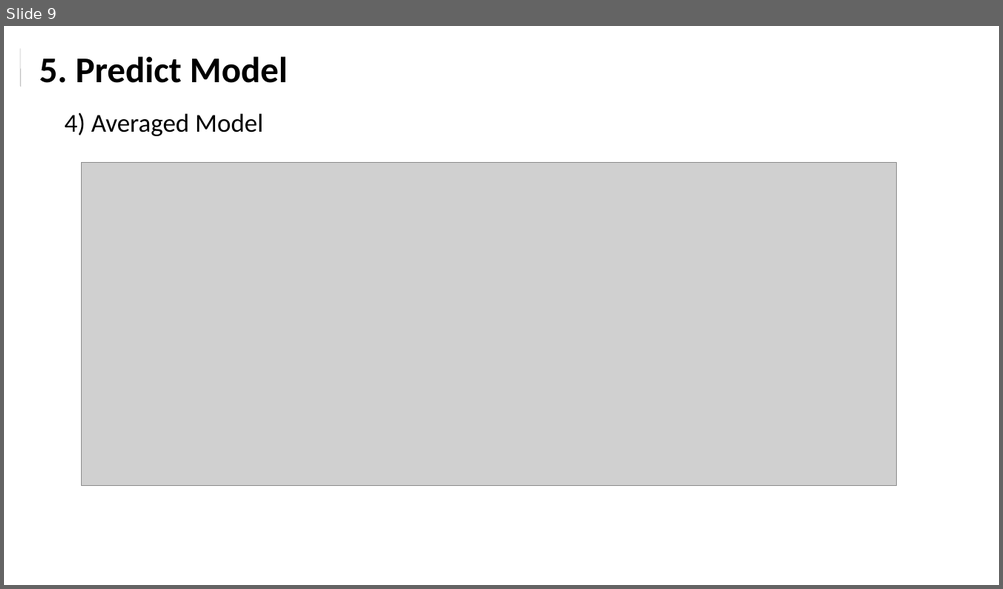
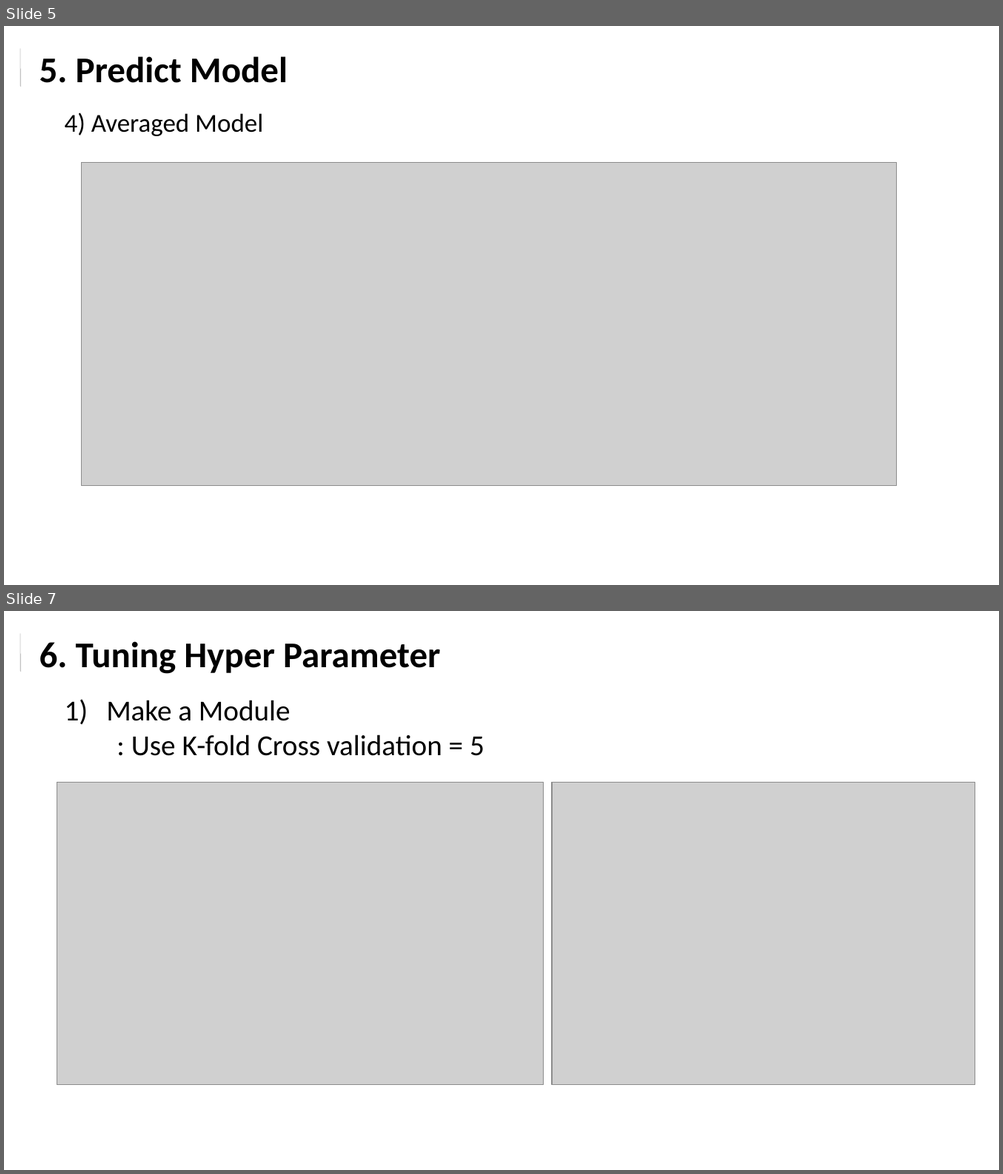
Before and after one commit to chazzy1/nycdsaML, a slide deck: documents/House_prediction_choi.pptx. Shown one above the other, each under a label of ours: slide 9 before the commit, slides 5 and 7 after it; the slides between them are not shown. The pictures are 1003x589 and 1003x1174 pixels, drawn with LibreOffice and Linux fonts; fonts in the diff are those of the drawing; grey boxes stand for pictures. Boxes give left, top, right and bottom in pixels: in the first picture for what was removed or moved away, otherwise in the second. Text is boxed around its words. In the diff, an @@ line names an element or a change of style, - is before the commit and + after.

```diff
--- a/documents/House_prediction_choi.pptx
+++ b/documents/House_prediction_choi.pptx
@@ slide 7 added at box(4, 611, 999, 1170), background #FFFFFF @@
@@ line added from (20, 633) to (20, 672), #595959 0.25 pt @@
@@ text added at box(40, 641, 441, 674), 35 pt, text #000000, bold @@
+6. Tuning Hyper Parameter
@@ text added at box(106, 700, 484, 756), 28 pt, text #000000 @@
+1) Make a Module
+: Use K-fold Cross validation = 5
@@ picture added at box(57, 783, 543, 1085) @@
@@ picture added at box(552, 783, 975, 1085) @@
@@ what was slide 9 is now slide 5 @@
```
Also in this commit, not shown: 3 slides changed, 3 other slides added, 7 slides removed, 13 other files.
